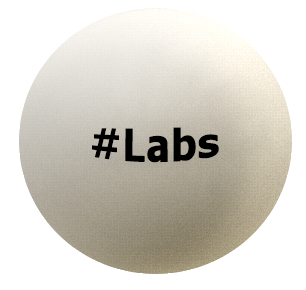
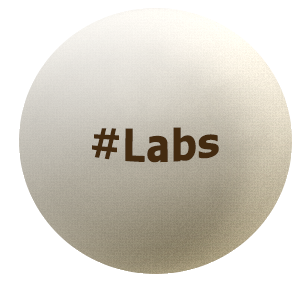
Layer changes from the first 306x290 image to the second:
painted on "#Labs" over [92, 127, 219, 163]
